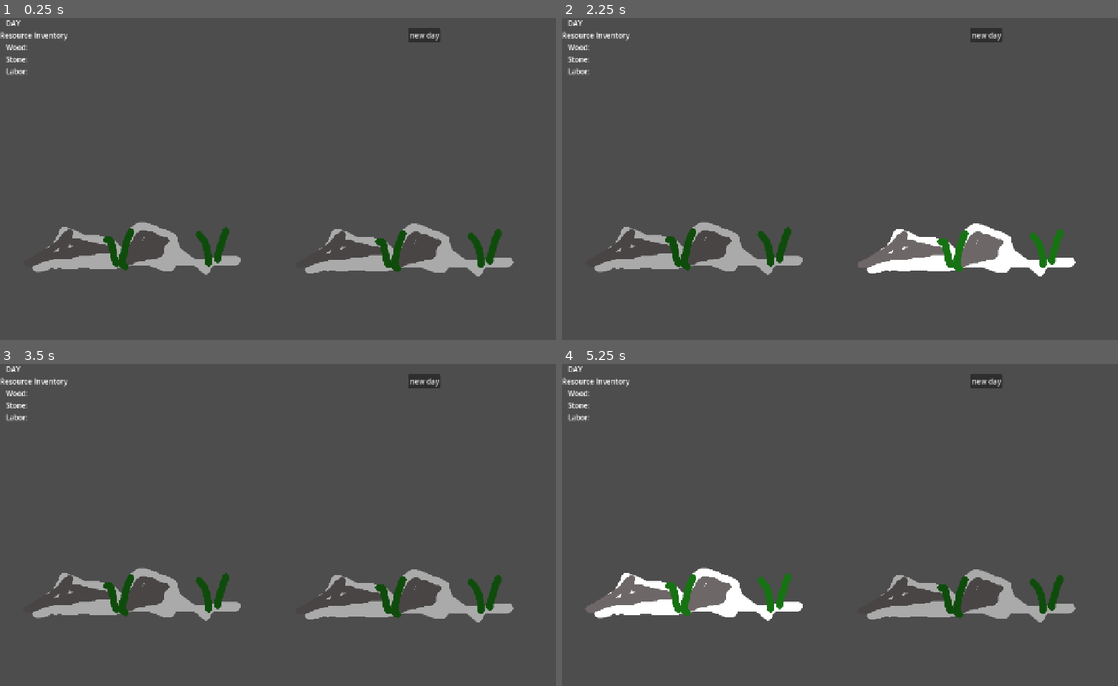
Above: before the commit, frames 1-4 (two rows, left to right).
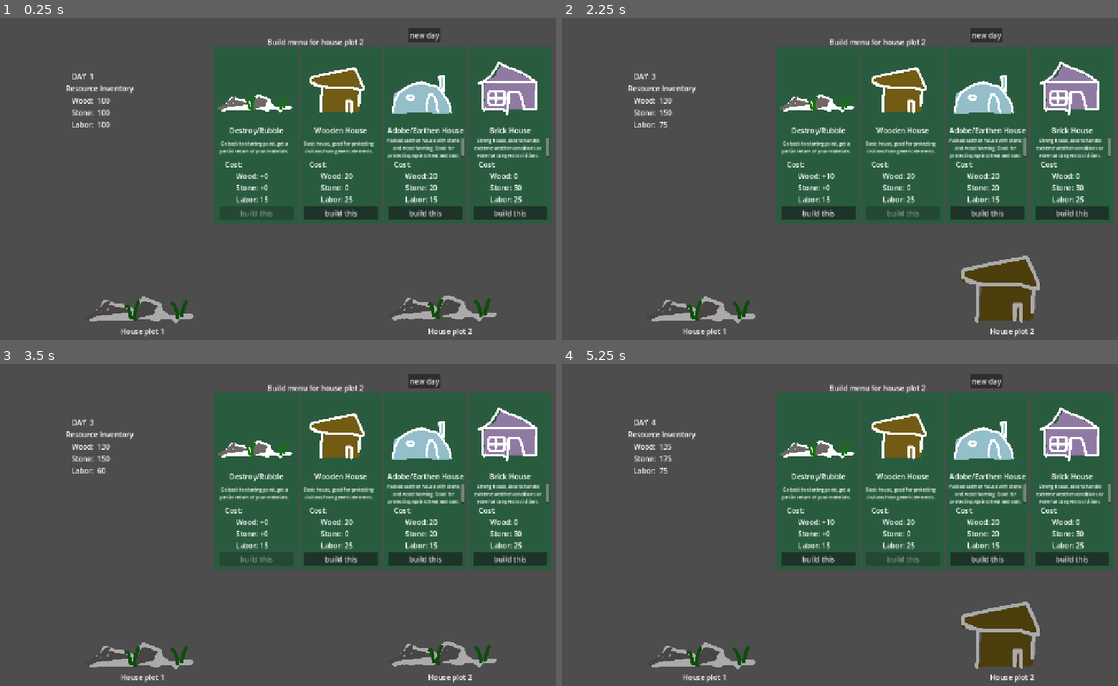
Above: after the commit, the same moments.

Repository: FloweringTre/Next-Deployment
Game: Godot game, scene res://scenes/community.tscn
Two runs of this game, one before a commit and one after it. Both use one fixed random seed, a clock stepped at 60 frames per second and the inputs below. The project has no main scene, so this scene is started directly.
Inputs (mouse positions are in pixels of both pictures, inside the frame that each line leads up to):
- Up to frame 1 (0.25 s): no input
- Up to frame 2 (2.25 s): click "new day" at 0.5 s; click "new day" at 1.25 s; click (901, 214) at 2 s, where only the run after the commit has a clickable "build this"
- Up to frame 3 (3.5 s): click (255, 560) at 2.75 s, where only the run after the commit has a clickable "build this"
- Up to frame 4 (5.25 s): click "new day" at 3.5 s; click (901, 560) at 4.25 s, where only the run after the commit has a clickable "build this"; tap Enter at 5 s; move the mouse to (701, 534) at 5.02 s; press the mouse at (701, 534) at 5.03 s

The runs differ from the first frame. In frame 1, 39% of the frame differs, in the area x 0-100%, y 0-99%; in frame 2, 42%; in frame 3, 39%; in frame 4, 42%.
Error before the commit: Invalid access to property or key 'ResourceInventory' on a base object of type 'Node (globals.gd)'. (res://scenes/community.gd:19)

Commit message:
update community scene with new build menu

Diff:
--- a/scenes/community.gd
+++ b/scenes/community.gd
@@ -5,20 +5,22 @@
 	resource_update()
 
 func _on_global_interaction(reciever, sender, message):
-	if sender == "global":
-		resource_update()
-	if reciever == "GLOBAL_ALERT":
-		match message:
-			"Not Enough Resources":
-				%alert_label.text = "Not enough resources to build"
-				$Timer.start(3)
-			"new_day":
-				resource_update()
+	match reciever:
+		"GLOBAL_PURCHASE":
+			resource_update()
+
+		"GLOBAL_ALERT":
+			match message:
+				"Not Enough Resources":
+					%alert_label.text = "Not enough resources to build"
+					$Timer.start(3)
+				"new_day":
+					resource_update()
 
 func resource_update() -> void:
-	%wood.text = str(Globals.ResourceInventory["wood"])
-	%stone.text = str(Globals.ResourceInventory["stone"])
-	%labor.text = str(Globals.ResourceInventory["labor"])
+	%wood.text = str(BuySheet.ResourceInventory["wood"])
+	%stone.text = str(BuySheet.ResourceInventory["stone"])
+	%labor.text = str(BuySheet.ResourceInventory["labor"])
 	%day.text = str(Globals.day_count)
 
 
--- a/scenes/community.tscn
+++ b/scenes/community.tscn
@@ -2,17 +2,22 @@
 
 [ext_resource type="Script" uid="uid://djy7nu0qyodc8" path="res://scenes/community.gd" id="1_0pwr5"]
 [ext_resource type="PackedScene" uid="uid://uowi3g6syltd" path="res://objects/building.tscn" id="1_cpjqo"]
+[ext_resource type="PackedScene" uid="uid://be00j8kley42i" path="res://objects/ui/building_menu.tscn" id="3_qtjoh"]
 
 [node name="Community" type="Node2D" unique_id=1450293807]
 script = ExtResource("1_0pwr5")
 
 [node name="building" parent="." unique_id=978927594 instance=ExtResource("1_cpjqo")]
-position = Vector2(304, 402)
+position = Vector2(315, 597)
+scale = Vector2(0.5, 0.5)
 myself = "house1"
+plot_spot = "shelter_1"
 
 [node name="building2" parent="." unique_id=2069267527 instance=ExtResource("1_cpjqo")]
-position = Vector2(912, 406)
+position = Vector2(992, 593)
+scale = Vector2(0.5, 0.5)
 myself = "house2"
+plot_spot = "shelter_2"
 
 [node name="alert_label" type="Label" parent="." unique_id=534927065]
 unique_name_in_owner = true
@@ -26,8 +31,10 @@
 [node name="resourceBox" type="Control" parent="." unique_id=705032318]
 layout_mode = 3
 anchors_preset = 0
-offset_right = 40.0
-offset_bottom = 40.0
+offset_left = 147.0
+offset_top = 119.0
+offset_right = 187.0
+offset_bottom = 159.0
 
 [node name="VBoxContainer" type="VBoxContainer" parent="resourceBox" unique_id=1075678861]
 layout_mode = 0
@@ -93,5 +100,32 @@
 offset_bottom = 31.0
 text = "new day"
 
+[node name="BuildingMenu" parent="." unique_id=2115674862 instance=ExtResource("3_qtjoh")]
+offset_left = 480.0
+offset_top = 65.0
+offset_right = 480.0
+offset_bottom = 65.0
+
+[node name="Label" type="Label" parent="." unique_id=131897313]
+offset_left = 269.0
+offset_top = 689.0
+offset_right = 309.0
+offset_bottom = 712.0
+text = "House plot 1"
+
+[node name="Label2" type="Label" parent="." unique_id=520538627]
+offset_left = 956.0
+offset_top = 689.0
+offset_right = 1053.0
+offset_bottom = 712.0
+text = "House plot 2"
+
+[node name="Label3" type="Label" parent="." unique_id=1089513515]
+offset_left = 597.0
+offset_top = 42.0
+offset_right = 812.0
+offset_bottom = 65.0
+text = "Build menu for house plot 2"
+
 [connection signal="timeout" from="Timer" to="." method="_on_timer_timeout"]
 [connection signal="pressed" from="Button" to="." method="_on_button_pressed"]
